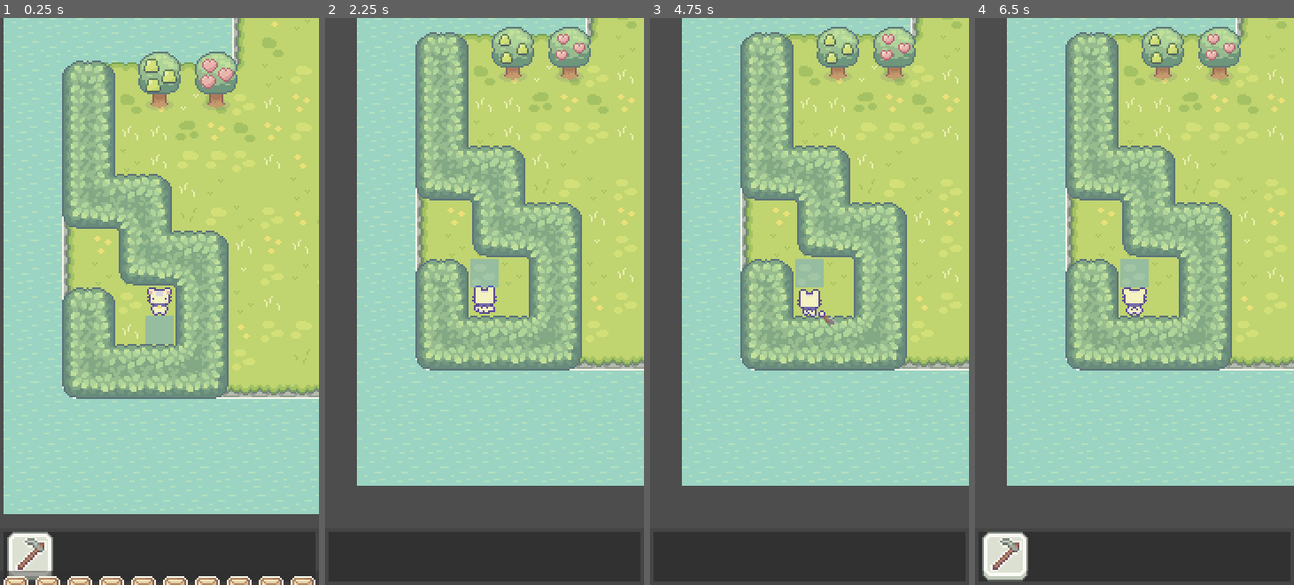
Above: before the commit, frames 1-4 (left to right).
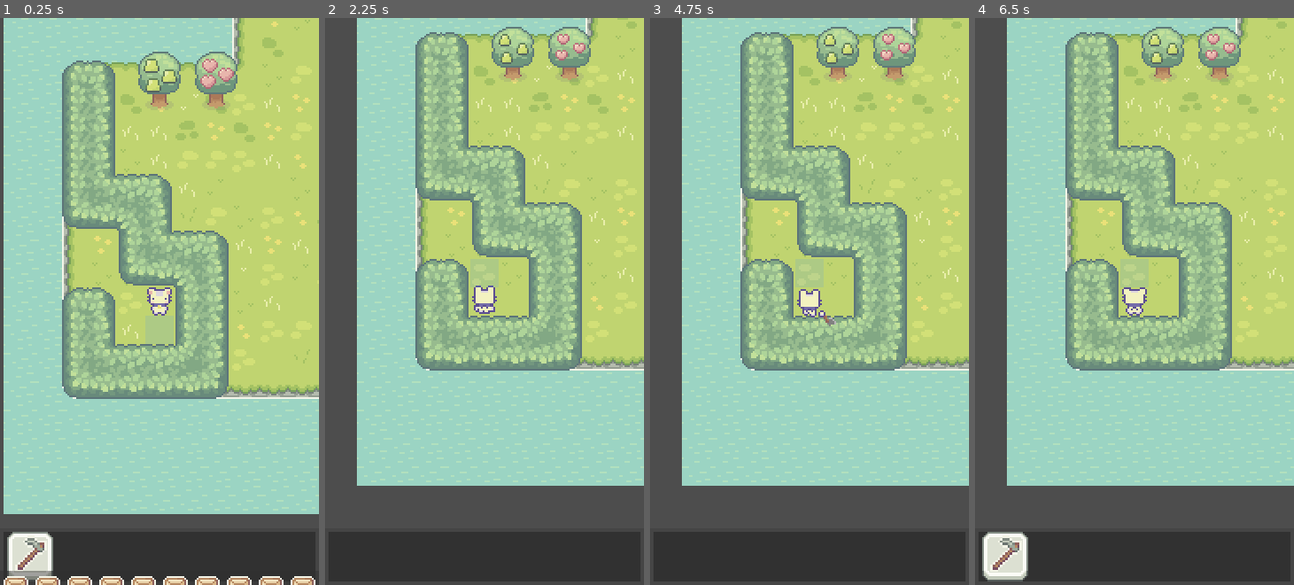
Above: after the commit, the same moments.

Repository: super-goose/garden_land
Game: Godot game, scene res://main.tscn
Same seed, same stepped clock (60 frames per second), same inputs: the game is played once before the commit and once after it.
Inputs (mouse positions are in pixels of both pictures, inside the frame that each line leads up to):
- Up to frame 1 (0.25 s): no input
- Up to frame 2 (2.25 s): move the mouse to (554, 273) at 0.52 s; tap H (hoe) at 0.6, 2.1 s; click (554, 273) at 0.67 s; tap C (chop) at 0.77, 1.52 s; move the mouse to (420, 329) at 1.27 s; tap W (water) at 1.35 s; click (420, 329) at 1.42 s; move the mouse to (516, 176) at 2.02 s; click (516, 176) at 2.17 s
- Up to frame 3 (4.75 s): move the mouse to (793, 414) at 2.77 s; tap W (water) at 2.85, 4.35 s; click (793, 414) at 2.92 s; tap C (chop) at 3.02, 3.77, 4.52 s; move the mouse to (905, 386) at 3.52 s; tap H (hoe) at 3.6 s; click (905, 386) at 3.67 s; move the mouse to (713, 216) at 4.27 s; click (713, 216) at 4.42 s
- Up to frame 4 (6.5 s): move the mouse to (1150, 301) at 5.02 s; tap H (hoe) at 5.1 s; click (1150, 301) at 5.17 s; move the mouse to (1086, 159) at 5.77 s; tap W (water) at 5.85 s; click (1086, 159) at 5.92 s; tap C (chop) at 6.02 s

The runs differ from the first frame. In frame 1, 0.4% of the frame differs, in the area x 45-55%, y 52-58%; in frame 2, 0.4%; in frame 3, 0.4%; in frame 4, 0.4%.

Commit message:
lower alpha for focus cursor

Diff:
--- a/scenes/character.tscn
+++ b/scenes/character.tscn
@@ -1613,7 +1613,7 @@
 
 [node name="Focus" type="Polygon2D" parent="AoI/FocusCursor"]
 position = Vector2(-8, -9)
-color = Color(0.262745, 0.572549, 1, 0.337255)
+color = Color(0.262745, 0.572549, 1, 0.152941)
 offset = Vector2(8, 8)
 polygon = PackedVector2Array(-8, -8, -8, 8, 8, 8, 8, -8)
 
